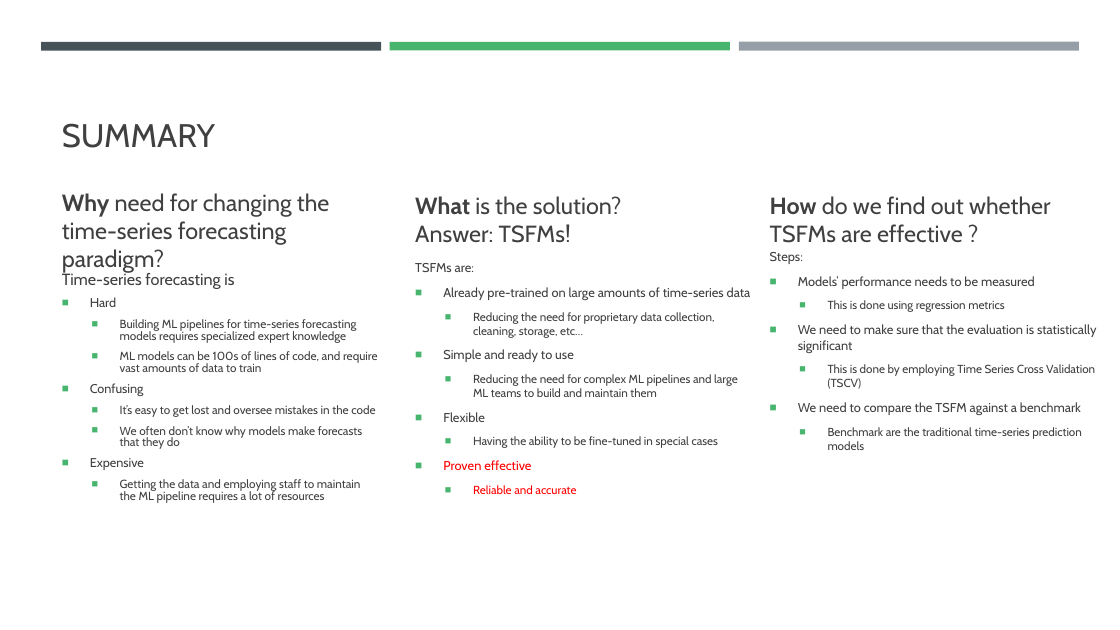
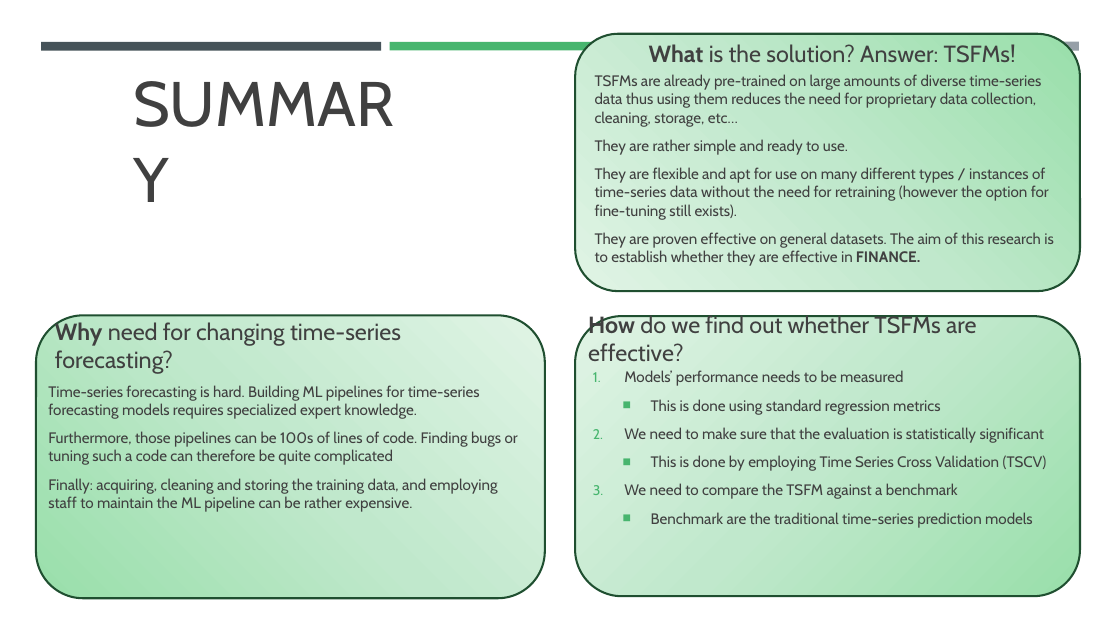
Before and after one commit to filip-topic/Time-Series-Foundation-Models-in-Financial-time-series-prediction, a slide deck: slide 4 of 17th of July Presentation.pptx. Drawn at 1120x630 pixels with LibreOffice and Linux fonts; fonts in the diff are those of the drawing. Boxes give left, top, right and bottom in pixels: in the first picture for what was removed or moved away, otherwise in the second. Text is boxed around its words. In the diff, an @@ line names an element or a change of style, - is before the commit and + after.

Commit message:
presentation work

```diff
--- a/17th of July Presentation.pptx
+++ b/17th of July Presentation.pptx
@@ rounded rectangle added at box(576, 34, 1081, 291), fill gradient #99DFAB to #C2E9CB to #E1F4E5, outline #1F4F30 1.75 pt @@
@@ text "What is the solution? Answer: ..." rewrapped from box(415, 196, 622, 243) to box(649, 44, 1016, 63) @@
@@ text at box(595, 74, 1054, 266): text changed; size 10 to 13 pt @@
-TSFMs are:
-■ Already pre-trained on large amounts of time-series data
-  ■ Reducing the need for proprietary data collection, cleaning, storage, etc…
-■ Simple and ready to use
-  ■ Reducing the need for complex ML pipelines and large ML teams to build and maintain them
-■ Flexible
-  ■ Having the ability to be fine-tuned in special cases
-■ Proven effective
-  ■ Reliable and accurate
+TSFMs are already pre-trained on large amounts of diverse time-series data thus using them reduces the need for proprietary data collection, cleaning, storage, etc…
+They are rather simple and ready to use.
+They are flexible and apt for use on many different types / instances of time-series data without the need for retraining (however the option for fine-tuning still exists).
+They are proven effective on general datasets. The aim of this research is to establish whether they are effective in FINANCE.
@@ title "SUMMARY": place and size @@
-title "SUMMARY" at box(62, 123, 215, 148)
+title "SUMMARY" at box(124, 129, 428, 219)
@@ title "SUMMARY" at box(124, 129, 428, 219): size 28 to 54 pt @@
@@ rounded rectangle added at box(36, 315, 545, 598), fill gradient #99DFAB to #C2E9CB to #E1F4E5, outline #1F4F30 1.75 pt @@
@@ text at box(55, 320, 401, 374): text changed @@
-Why need for changing the time-series forecasting paradigm?
+Why need for changing time-series forecasting?
@@ rounded rectangle added at box(576, 316, 1081, 596), fill gradient #99DFAB to #C2E9CB to #E1F4E5, outline #1F4F30 1.75 pt @@
@@ text at box(588, 313, 976, 362): spaces changed @@
-How do we find out whether TSFMs are effective ?
+How do we find out whether TSFMs are effective?
@@ text at box(624, 370, 1047, 528): paragraph removed @@
-Steps:
@@ text "Models’ performance needs to be ...": place and size @@
-text "Models’ performance needs to be ..." at box(798, 276, 1097, 450)
+text "Models’ performance needs to be ..." at box(624, 370, 1047, 528)
@@ text at box(48, 385, 518, 512): text changed; size 10.1 to 13 pt @@
-Time-series forecasting is
-■ Hard
-  ■ Building ML pipelines for time-series forecasting models requires specialized expert knowledge
-  ■ ML models can be 100s of lines of code, and require vast amounts of data to train
-■ Confusing
-  ■ It’s easy to get lost and oversee mistakes in the code
-  ■ We often don’t know why models make forecasts that they do
-■ Expensive
-  ■ Getting the data and employing staff to maintain the ML pipeline requires a lot of resources
+Time-series forecasting is hard. Building ML pipelines for time-series forecasting models requires specialized expert knowledge.
+Furthermore, those pipelines can be 100s of lines of code. Finding bugs or tuning such a code can therefore be quite complicated
+Finally: acquiring, cleaning and storing the training data, and employing staff to maintain the ML pipeline can be rather expensive.
@@ text at box(624, 370, 1047, 528): size 11 to 13 pt in "Models’ performance needs to be measured", "We need to make sure that the ...", "We need to compare the TSFM against ..."; size 10 to 13 pt in "This is done by employing Time Series ...", "Benchmark are the traditional time-series prediction models"; bullet ■ to 1. @@
@@ text at box(651, 399, 940, 414): text changed; size 10 to 13 pt @@
-  ■ This is done using regression metrics
+  ■ This is done using standard regression metrics
```
Also in this commit, not shown: 4 other slides changed, 2 other files.
